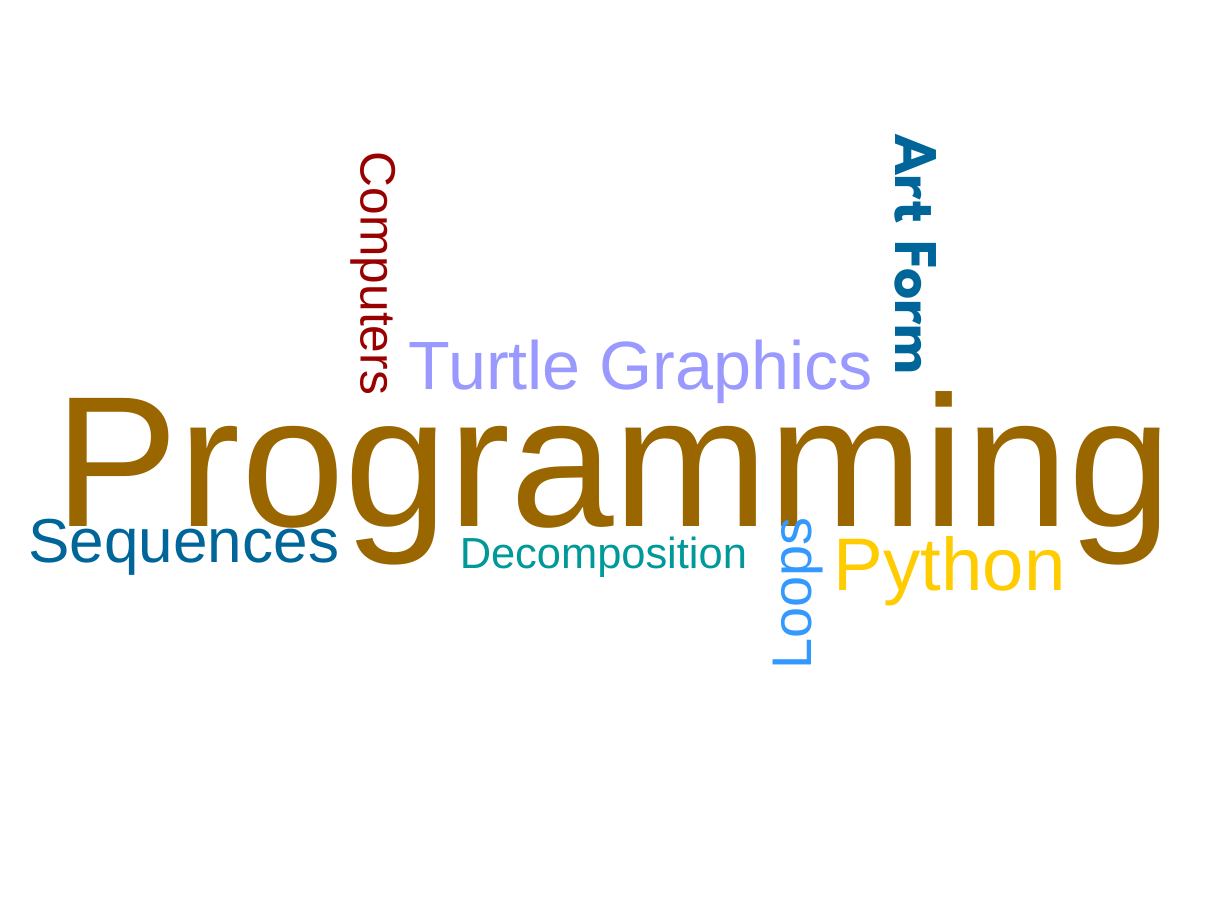
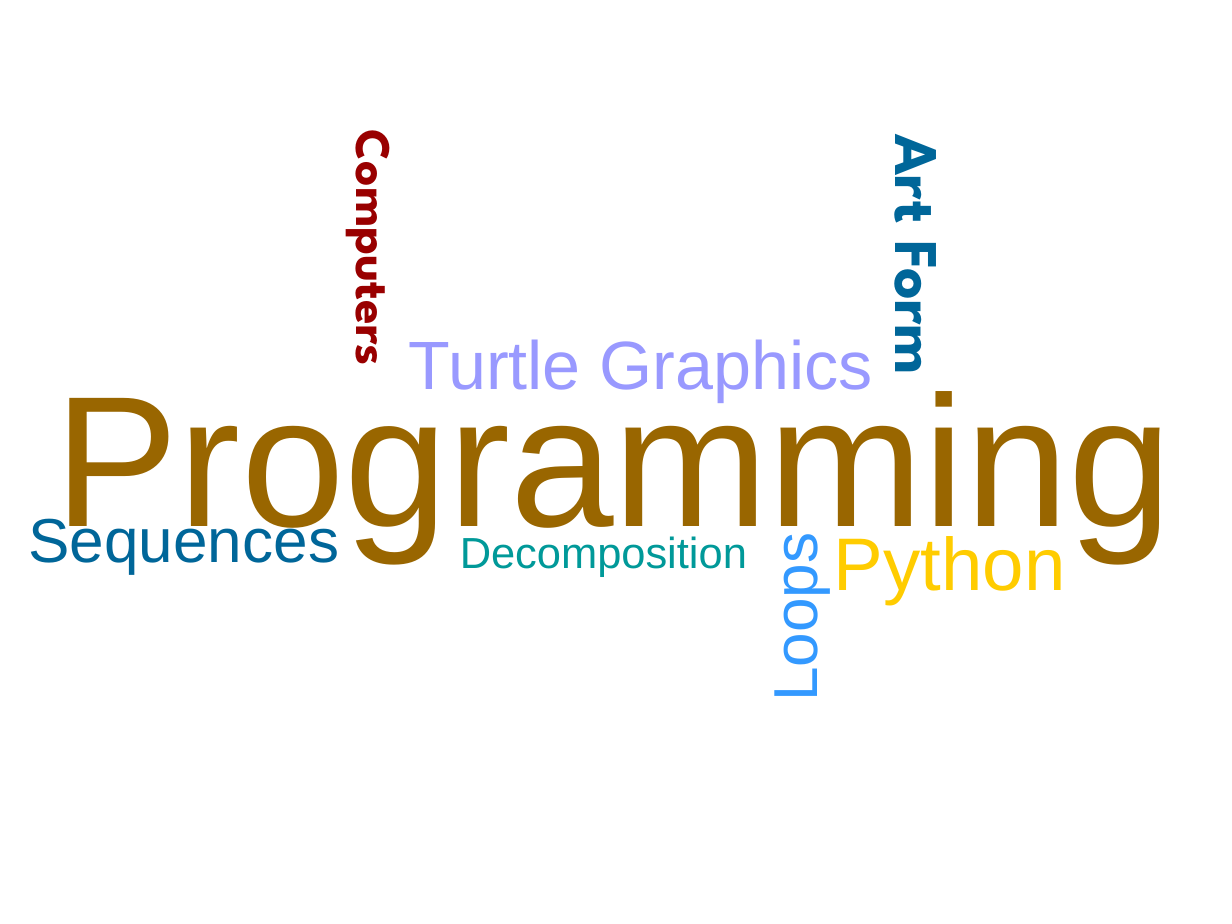
Before and after one commit to MarkGadsby/TeachingNotes, a slide deck: slide 1 of GeneralTextFiles/Markdown_BSC_Notes/Slides_HoneyCombe.odp. Drawn at 1232x924 pixels with LibreOffice and Linux fonts; fonts in the diff are those of the drawing; background and template pictures are left out. Boxes give left, top, right and bottom in pixels: in the first picture for what was removed or moved away, otherwise in the second. Text is boxed around its words. In the diff, an @@ line names an element or a change of style, - is before the commit and + after.

```diff
--- a/GeneralTextFiles/Markdown_BSC_Notes/Slides_HoneyCombe.odp
+++ b/GeneralTextFiles/Markdown_BSC_Notes/Slides_HoneyCombe.odp
@@ text "Computers": place and size @@
-text "Computers" at [350,176,405,387]
+text "Computers" at [340,153,414,359]
@@ text "Computers" at [340,153,414,359]: font Arial to League Spartan, bold on @@
@@ text "Loops": place and size @@
-text "Loops" at [761,532,823,664]
+text "Loops" at [761,549,830,696]
@@ text "Loops" at [761,549,830,696]: size 36 to 40 pt @@
```
Also in this commit, not shown: 9 other slides changed, 4 slides added, 1 slide removed, 3 other files.
